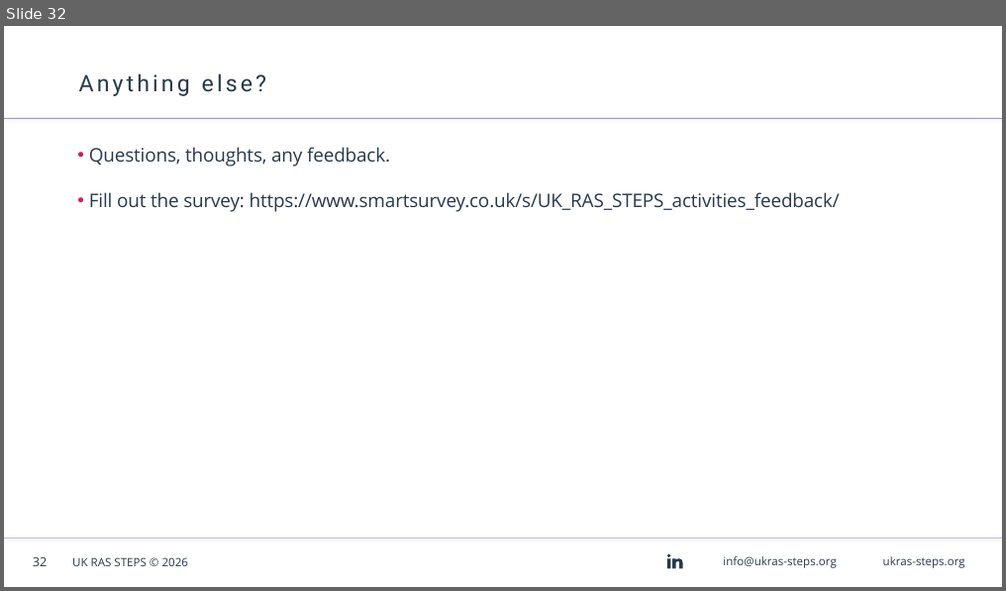
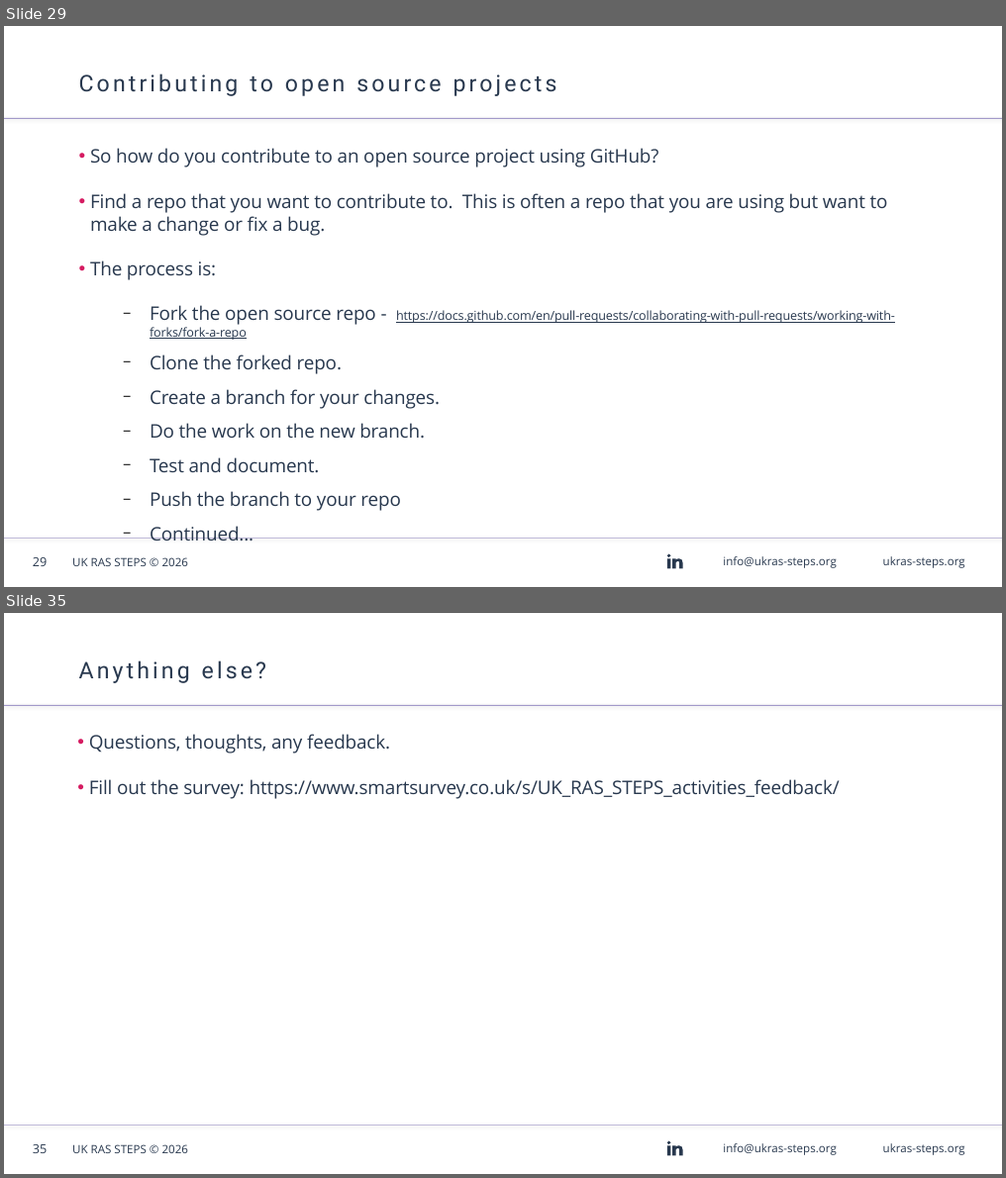
Before and after one commit to AndyBlightLeeds/git-github-workshop, a slide deck: presentation/Git & GitHub Workshop - Linux.odp. Shown one above the other, each under a label of ours: slide 32 before the commit, slides 29 and 35 after it; the slides between them are not shown. The pictures are 1006x591 and 1006x1178 pixels, drawn with LibreOffice and Linux fonts; fonts in the diff are those of the drawing; background and template pictures are left out. Boxes give left, top, right and bottom in pixels: in the first picture for what was removed or moved away, otherwise in the second. Text is boxed around its words. In the diff, an @@ line names an element or a change of style, - is before the commit and + after.

```diff
--- a/presentation/Git & GitHub Workshop - Linux.odp
+++ b/presentation/Git & GitHub Workshop - Linux.odp
@@ slide 29 added at (4, 26, 1002, 587), background #FFFFFF; not listed: 7 template elements that a slide beside it also shows @@
@@ title added at (79, 74, 557, 96), 22 pt, text #28384E @@
+Contributing to open source projects
@@ text added at (90, 148, 895, 511), 18 pt, text #28384E @@
+• So how do you contribute to an open source project using GitHub?
+• Find a repo that you want to contribute to. This is often a repo that you are using but want to make a change or fix a bug.
+• The process is:
+  − Fork the open source repo - https://docs.github.com/en/pull-requests/collaborating-with-pull-requests/working-with-forks/fork-a-repo
+  − Clone the forked repo.
+  − Create a branch for your changes.
+  − Do the work on the new branch.
+  − Test and document.
+  − Push the branch to your repo
+  − Continued...
@@ what was slide 32 is now slide 35 @@
@@ page number at (33, 1145, 47, 1154): text changed @@
-32
+35
```
Also in this commit, not shown: 6 slides changed, 8 other slides added, 6 slides removed, 1 other file.
